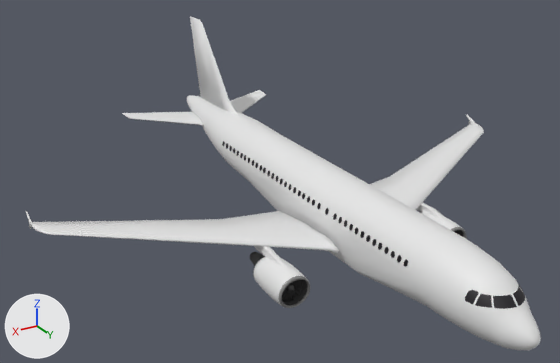
A saved change to the Blender file A320/a320.blend.
Rendered twice from a 50 mm lens placed at (3.15, 12.73, 11.72), pointed at (-3.41, 1.8, 6.26). Arrows for +X, +Y and +Z are at lower left; the lights stay in place.

The first picture shows 'Cylinder', 'Fuselage', 'Horizontal Stabilizer', 'Vertical Stabilizer', 'Wing'.
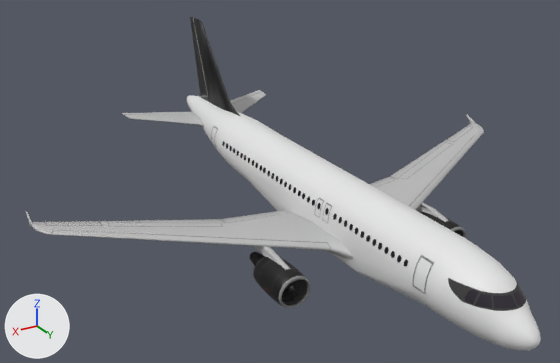
Location of each change, (x1, y1, x2, y2) in pixels of the pictures (560 x 363 px):
'Wing', recoloured, reshaped (white to grey)
    both: (26, 115, 484, 308)
'Vertical Stabilizer', recoloured (white to black)
    both: (190, 16, 240, 116)
'Cube', added
    after: (211, 126, 434, 294)
part 1 of me_cylinder, added
    after: (431, 263, 540, 344)
part 2 of me_cylinder, recoloured
    both: (453, 283, 478, 304)
part 3 of me_cube_001, built on
    before: (325, 248, 339, 253)
    after: (42, 125, 484, 301)
part 4 of me_cube_001, recoloured (white to grey)
    both: (26, 115, 483, 261)
part 5 of me_cube_002, built on
    both: (122, 90, 262, 116)
part 6 of me_cube_002, recoloured (white to grey)
    both: (125, 92, 266, 126)
part 7 of me_cube_003, built on
    both: (190, 16, 214, 105)
part 8 of me_cube_003, recoloured (white to black)
    both: (197, 19, 240, 116)

The change, as a diff of the scene's bpy script:
```diff
--- a/A320/a320.blend.py
+++ b/A320/a320.blend.py
@@ mat_engine @@
 mat_engine = principled_material('Engine')
-mat_engine.base_color = (0.8, 0.8, 0.8)  # white #e7e7e7
+mat_engine.base_color = (0.0, 0.0, 0.0)  # black #000000
@@ mat_wing @@
+mat_wing = principled_material('Wing')
+mat_wing.base_color = (0.517, 0.517, 0.517)  # grey #bebebe
@@ mat_cockpit_line @@
+mat_cockpit_line = principled_material('Cockpit Line')
+mat_cockpit_line.base_color = (0.0495, 0.0495, 0.0495)  # black #3f3f3f
+mat_cockpit_line.roughness = 1.0
@@ me_cylinder @@
 # used by ob_fuselage; location = (-4.03, 2.14, 6.04); rotation_euler = (1.571, 0.0, 0.0), in degrees (90, 0, 0); scale = (0.575, 0.575, 0.575)
-me_cylinder.from_pydata(...)  # 1178 vertices, 1123 faces; spans x -1.0..1.0, y -1.1..1.0, z -8.9..9.6
+me_cylinder.from_pydata(...)  # 1390 vertices, 1321 faces; spans x -1.0..1.0, y -1.1..1.0, z -8.9..9.6
+# me_cylinder part 1: 212 vertices added at x -1.0..0.9, y -0.7..0.5, z -8.9..9.6
+# me_cylinder part 2: 6 faces spanning x -0.8..0.8, y 0.2..0.5, z -8.0..-6.9 switch from mat_main (white #e7e7e7) to mat_cockpit_line (black #3f3f3f)
 me_cylinder.materials.append(mat_window)
@@ me_cube_001 @@
 # used by ob_wing; parent = ob_fuselage; location = (-3.999, 2.723, 3.285)
-me_cube_001.from_pydata(...)  # 1082 vertices, 980 faces; spans x -4.81..-0.61, y -1.92..1.3, z -0.65..0.55
+me_cube_001.from_pydata(...)  # 1595 vertices, 1451 faces; spans x -4.81..0.09, y -1.92..2.76, z -0.65..0.55
+# me_cube_001 part 3: 1 vertex removed from x -0.65, y 0.97, z -0.06; 514 vertices added at x -4.63..0.09, y -1.65..2.76, z -0.65..0.41
+# me_cube_001 part 4: 87 faces spanning x -4.81..-0.61, y -1.92..0.84, z -0.15..0.55 switch from mat_engine (white #e7e7e7) to mat_wing (grey #bebebe)
 me_cube_001.materials.append(mat_tip)
@@ me_cube_001 @@
 me_cube_001.materials.append(mat_exhaust)
+me_cube_001.materials.append(mat_cf)  # grey #8f8f8f
+me_cube_001.materials.append(mat_red)  # red #e71200
+me_cube_001.materials.append(mat_engine_line)  # black #333333
@@ me_cube_002 @@
 # used by ob_horizontal_stabilizer; parent = ob_fuselage; location = (-4.029, -2.421, 3.761); scale = (1.0, 1.0, 0.0864)
-me_cube_002.from_pydata(...)  # 48 vertices, 46 faces; spans x -1.75..0.13, y -0.69..0.89, z -1.09..1.25
+me_cube_002.from_pydata(...)  # 81 vertices, 74 faces; spans x -1.75..0.13, y -0.69..0.89, z -1.09..1.25
+# me_cube_002 part 5
+# 12 faces are deleted
+# 33 vertices are added at x -1.74..-0.25, y -0.55..-0.05, z -0.74..1.24
+# 25 new faces join them, mat_wing (grey #bebebe)
+# 15 new faces join them, mat_cf (grey #8f8f8f)
+# me_cube_002 part 6: 34 faces spanning x -1.75..0.13, y -0.69..0.89, z -1.09..1.25 switch from no material to mat_wing (grey #bebebe)
+me_cube_002.materials.append(mat_cf)  # grey #8f8f8f
@@ me_cube_003 @@
 # used by ob_vertical_stabilizer; parent = ob_fuselage; location = (-4.031, -2.223, 3.775)
-me_cube_003.from_pydata(...)  # 32 vertices, 30 faces; spans x -0.08..0.05, y -0.91..1.65, z -0.13..2.04
+me_cube_003.from_pydata(...)  # 44 vertices, 38 faces; spans x -0.08..0.05, y -0.91..1.65, z -0.13..2.04
+# me_cube_003 part 7
+# 4 faces are deleted
+# 12 vertices are added at x -0.06..0.03, y -0.75..-0.03, z 0.29..2.03
+# 9 new faces join them, mat_engine (black #000000)
+# 3 new faces join them, mat_cf (grey #8f8f8f)
+# me_cube_003 part 8: 26 faces spanning x -0.08..0.05, y -0.52..1.65, z -0.13..2.04 switch from no material to mat_engine (black #000000)
+me_cube_003.materials.append(mat_cf)  # grey #8f8f8f
@@ ob_cube @@
+ob_cube = bpy.data.objects.new('Cube', me_cube_004)  # 448 vertices, 448 faces; spans x -3.06..-3.04, y -6.26..0.67, z -0.35..0.26; in mat_cf (grey #8f8f8f); modifiers SHRINKWRAP
+ob_cube.location = (-0.37, 5.0, 6.27)
```
